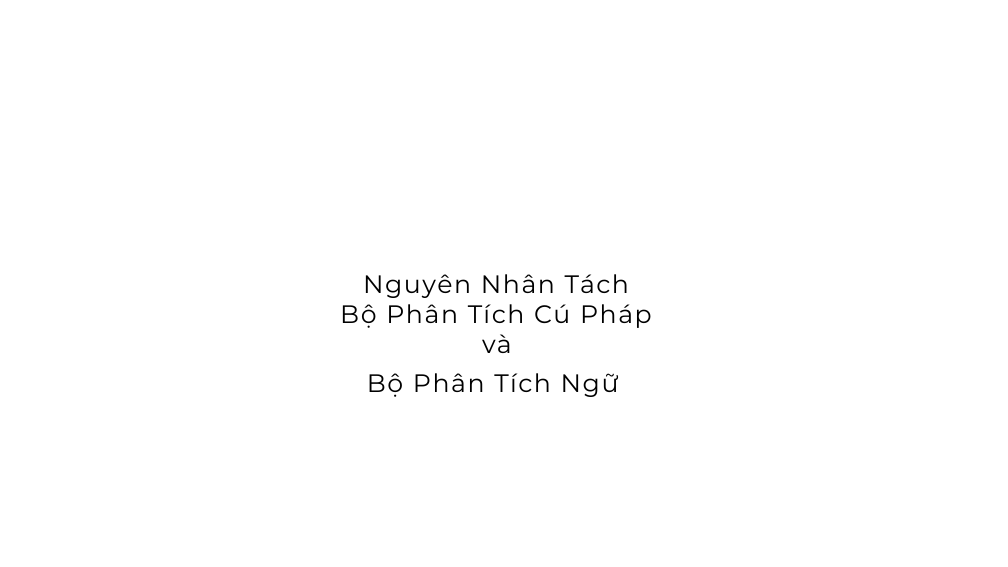
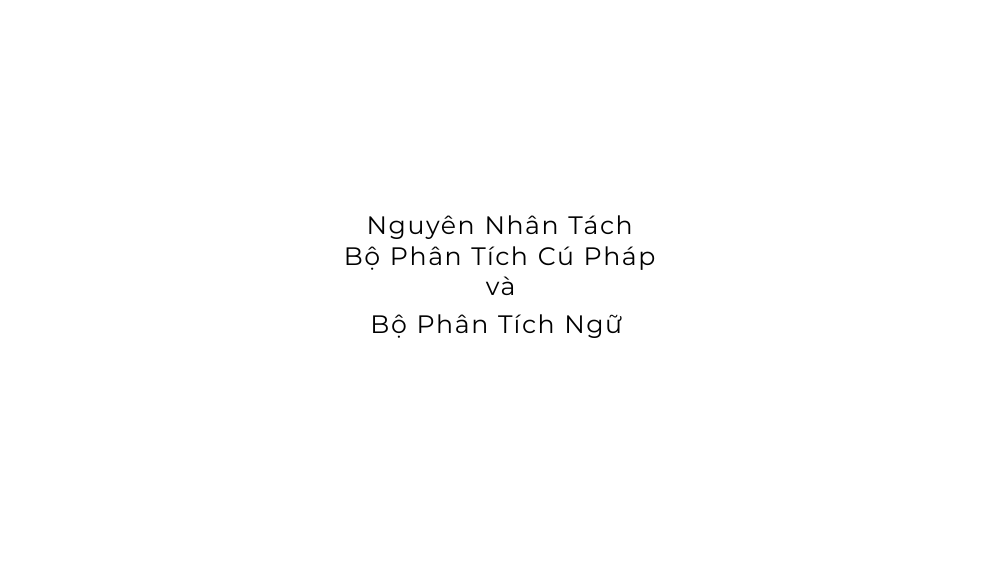
Before and after one commit to thompsondd/Shift-Reduce-Parsers, a slide deck: slide 3 of Presentation/Shift_Reduce_Parsers_Presentation.pptx (slide 10 before the commit). Drawn at 1008x567 pixels with LibreOffice and Linux fonts; fonts in the diff are those of the drawing. Boxes give left, top, right and bottom in pixels: in the first picture for what was removed or moved away, otherwise in the second. Text is boxed around its words. In the diff, an @@ line names an element or a change of style, - is before the commit and + after.

```diff
--- a/Presentation/Shift_Reduce_Parsers_Presentation.pptx
+++ b/Presentation/Shift_Reduce_Parsers_Presentation.pptx
@@ text "Nguyên Nhân Tách Bộ Phân ...": place and size @@
-text "Nguyên Nhân Tách Bộ Phân ..." at [340, 274, 652, 397]
+text "Nguyên Nhân Tách Bộ Phân ..." at [344, 215, 656, 338]
```
Also in this commit, not shown: 2 other slides changed, 3 slides added.
